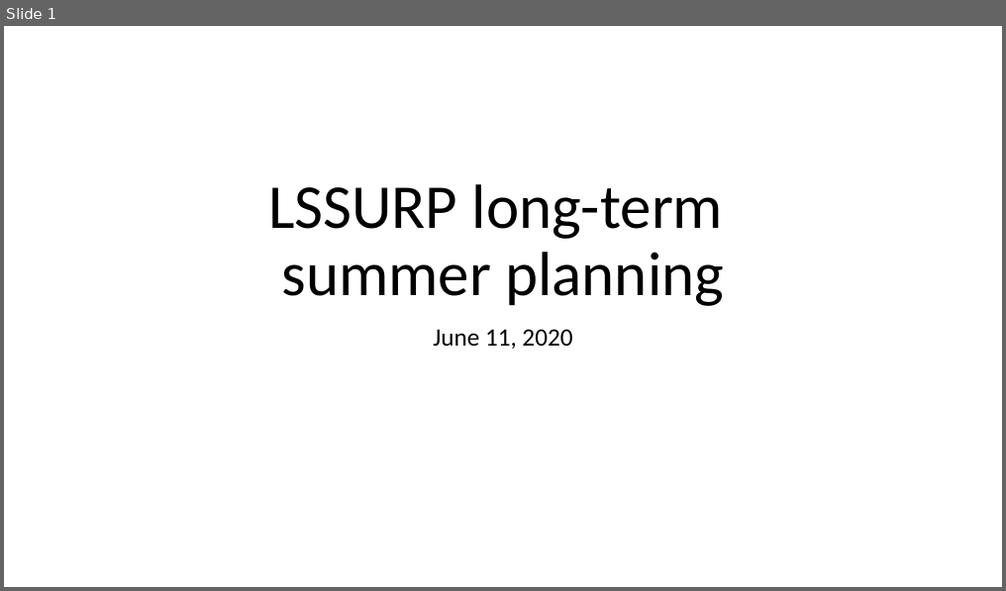
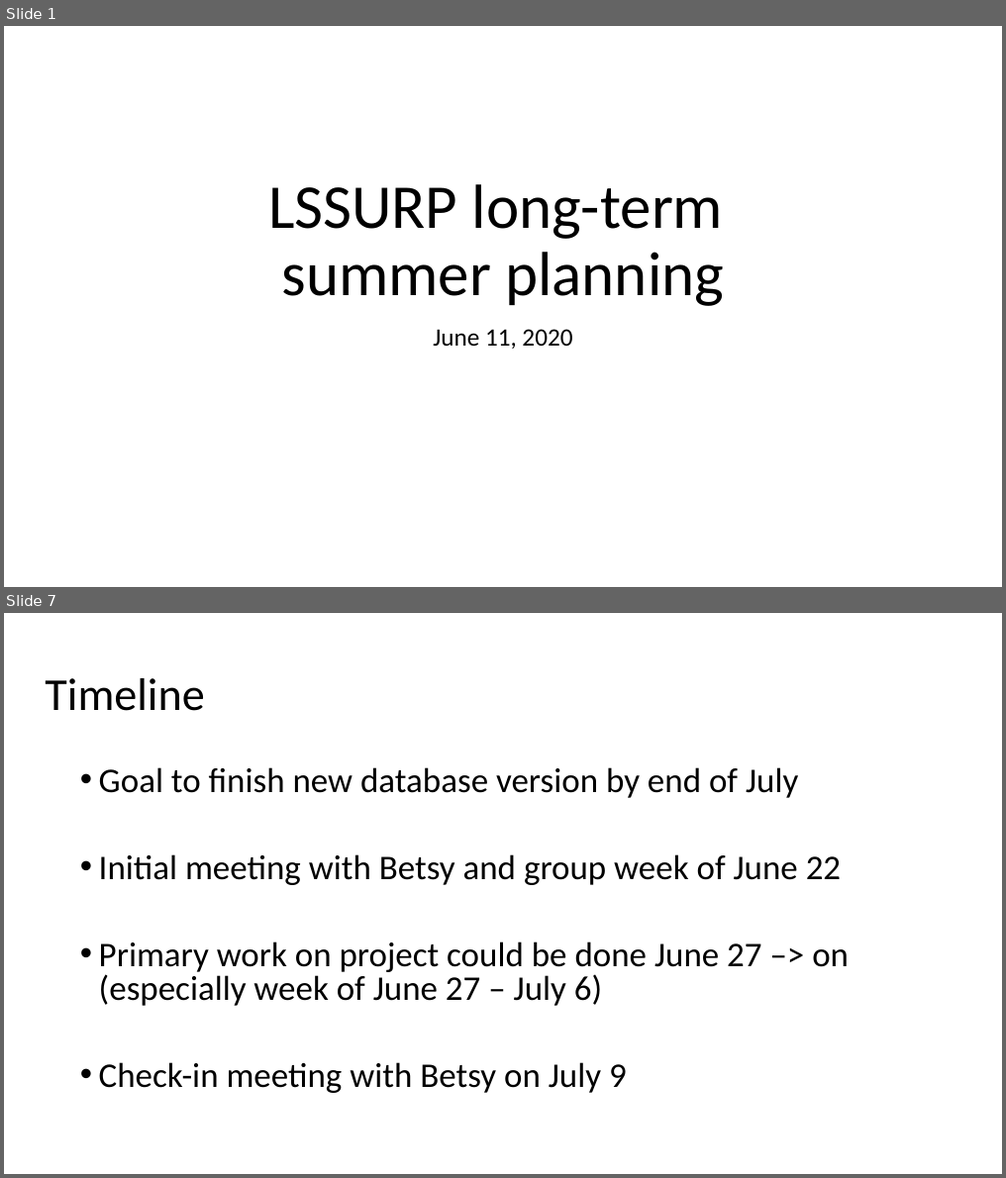
Before and after one commit to serina-robinson/TARA-thiolases, a slide deck: slides/20200611_longterm_planning.pptx. Shown one above the other, each under a label of ours: slide 1 before the commit, slides 1 and 7 after it; the slides between them are not shown. The pictures are 1006x591 and 1006x1178 pixels, drawn with LibreOffice and Linux fonts; fonts in the diff are those of the drawing. Boxes give left, top, right and bottom in pixels: in the first picture for what was removed or moved away, otherwise in the second. Text is boxed around its words. In the diff, an @@ line names an element or a change of style, - is before the commit and + after.

```diff
--- a/slides/20200611_longterm_planning.pptx
+++ b/slides/20200611_longterm_planning.pptx
@@ slide 7 added at (x1=4, y1=613, x2=1002, y2=1174), background #FFFFFF @@
@@ title added at (x1=45, y1=678, x2=204, y2=711), 44 pt, text #000000 @@
+Timeline
@@ text added at (x1=99, y1=767, x2=848, y2=1093), 33.3 pt, text #000000 @@
+• Goal to finish new database version by end of July
+• Initial meeting with Betsy and group week of June 22
+• Primary work on project could be done June 27 –> on (especially week of June 27 – July 6)
+• Check-in meeting with Betsy on July 9
```
Also in this commit, not shown: 2 slides changed, 4 other slides added, 2 other files.
